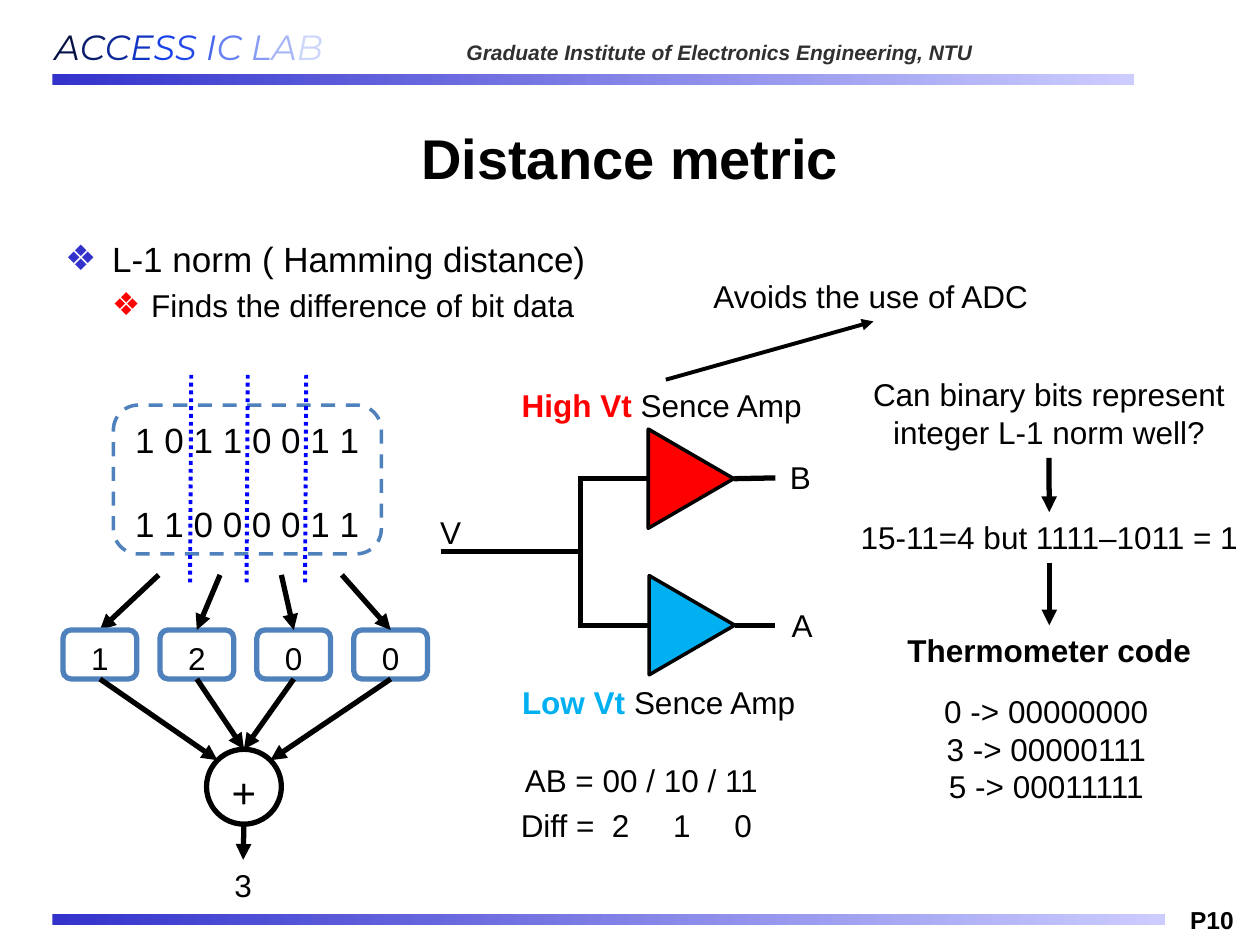
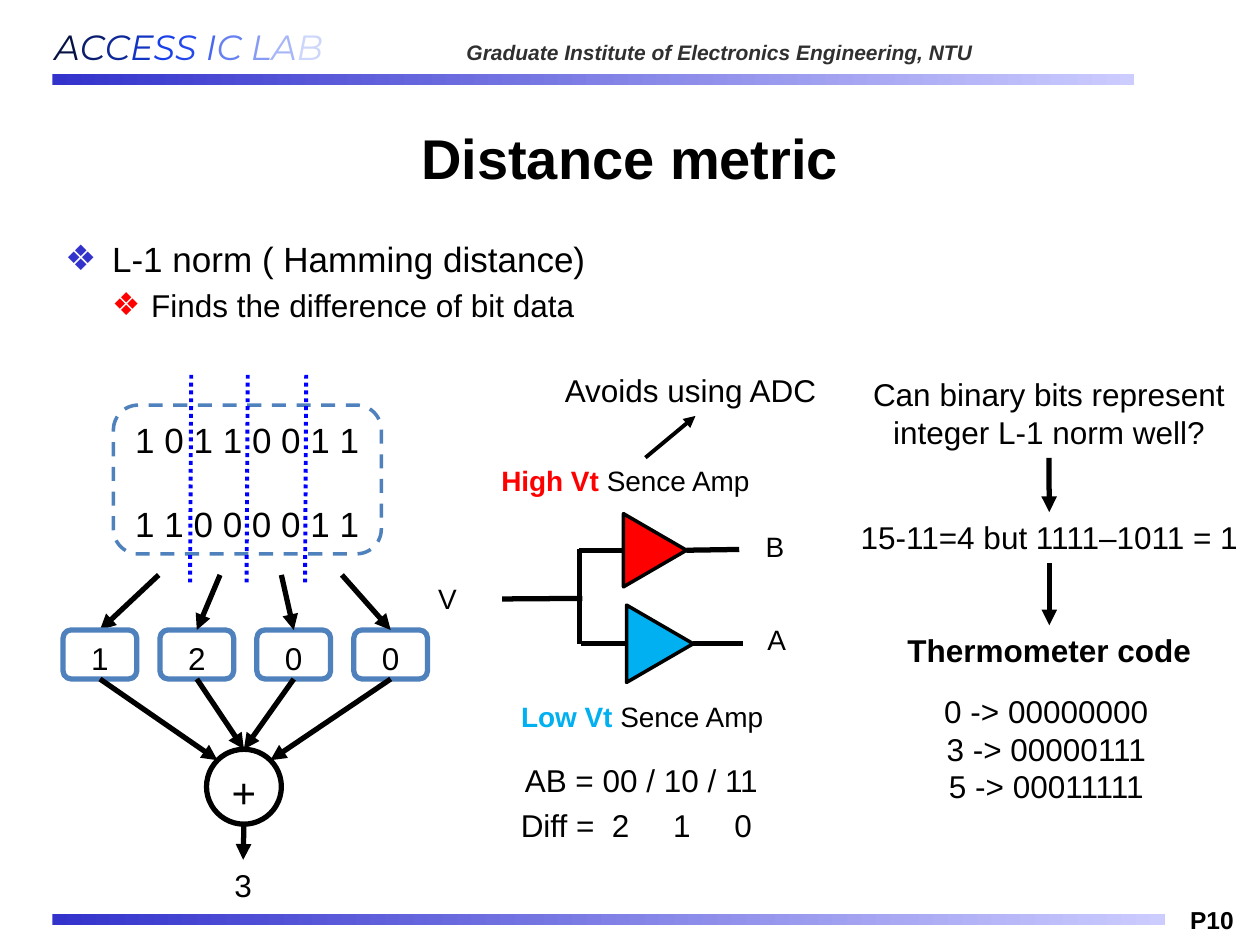
Before and after one commit to Oniontow/AndyWu_Project, a slide deck: slide 10 of IMS_NEW.pptx. Drawn at 1260x945 pixels with LibreOffice and Linux fonts; fonts in the diff are those of the drawing; background and template pictures are left out. Boxes give left, top, right and bottom in pixels: in the first picture for what was removed or moved away, otherwise in the second. Text is boxed around its words. In the diff, an @@ line names an element or a change of style, - is before the commit and + after.

```diff
--- a/IMS_NEW.pptx
+++ b/IMS_NEW.pptx
@@ text at bbox=[565, 379, 816, 408]: text changed @@
-Avoids the use of ADC
+Avoids using ADC
@@ arrow moved from (665, 379) - (873, 321) to (645, 457) - (696, 416) @@
@@ text "High Vt Sence Amp": place and size @@
-text "High Vt Sence Amp" at bbox=[522, 394, 802, 423]
+text "High Vt Sence Amp" at bbox=[501, 470, 749, 496]
@@ triangle: place and size @@
-triangle at bbox=[648, 429, 734, 529]
+triangle at bbox=[624, 514, 687, 587]
@@ size 18 to 16 pt in 5 elements at bbox=[521, 707, 763, 732], bbox=[767, 630, 786, 650], bbox=[438, 589, 457, 609], bbox=[501, 470, 749, 496], bbox=[766, 537, 785, 557] @@
@@ text "B": place and size @@
-text "B" at bbox=[790, 467, 811, 489]
+text "B" at bbox=[766, 537, 785, 557]
@@ line moved from (580, 627) - (580, 479) to (580, 644) - (580, 549) @@
@@ line moved from (578, 479) - (648, 479) to (580, 551) - (624, 551) @@
@@ line moved from (733, 479) - (775, 478) to (687, 551) - (740, 549) @@
@@ text "V": place and size @@
-text "V" at bbox=[440, 522, 461, 550]
+text "V" at bbox=[438, 589, 457, 609]
@@ line moved from (441, 552) - (578, 552) to (503, 598) - (582, 598) @@
@@ triangle: place and size @@
-triangle at bbox=[650, 575, 735, 675]
+triangle at bbox=[626, 605, 693, 682]
@@ text "A": place and size @@
-text "A" at bbox=[792, 615, 813, 637]
+text "A" at bbox=[767, 630, 786, 650]
@@ line moved from (578, 625) - (649, 625) to (581, 644) - (626, 644) @@
@@ line moved from (735, 625) - (775, 625) to (693, 644) - (743, 644) @@
@@ text "Low Vt Sence Amp": place and size @@
-text "Low Vt Sence Amp" at bbox=[522, 692, 795, 720]
+text "Low Vt Sence Amp" at bbox=[521, 707, 763, 732]
```
Also in this commit, not shown: 1 other slide changed.
